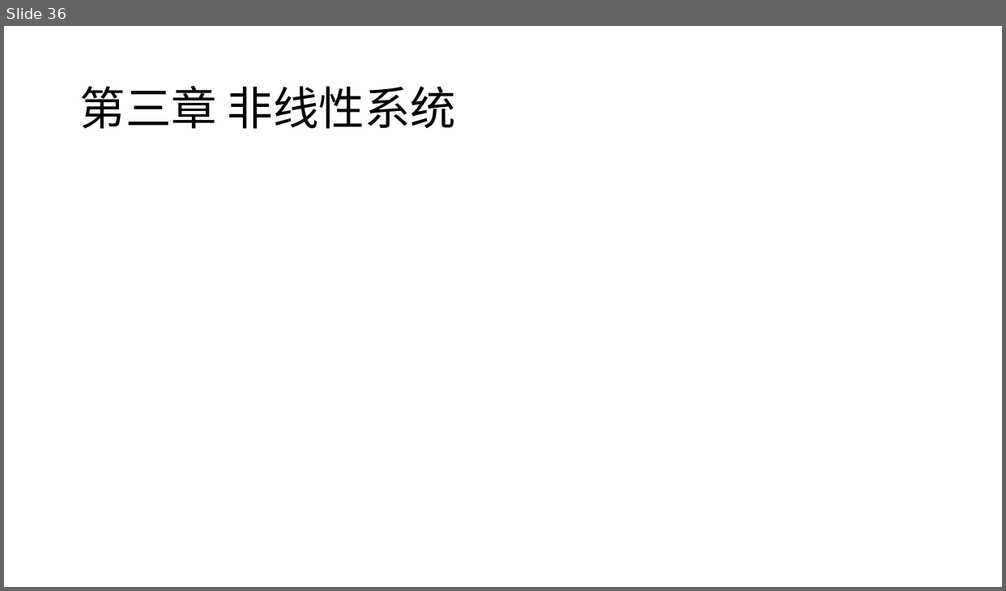
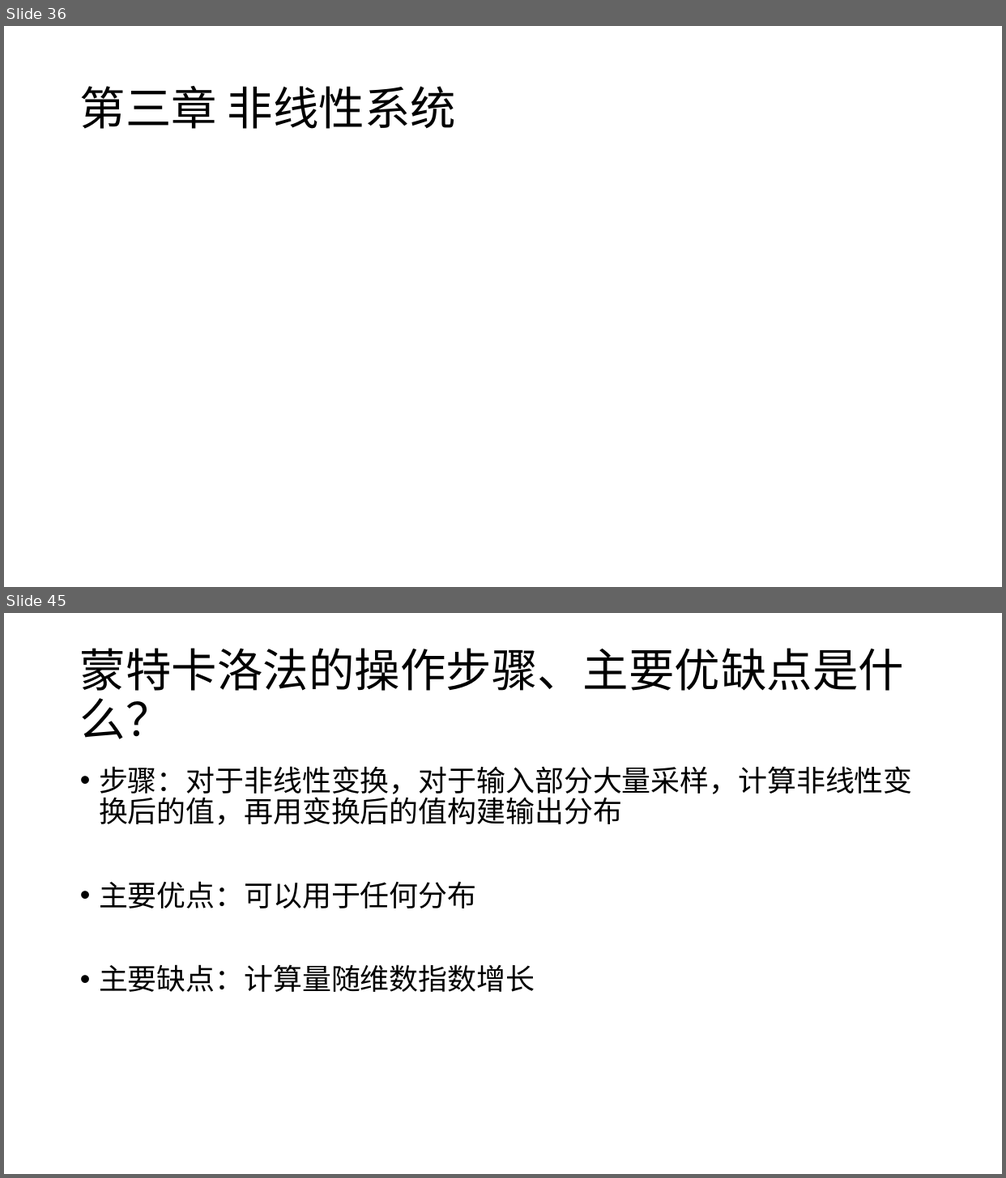
Before and after one commit to CR7dongfeng/State-Estimation, a slide deck: 问题检索清单.pptx. Shown one above the other, each under a label of ours: slide 36 before the commit, slides 36 and 45 after it; the slides between them are not shown. The pictures are 1006x591 and 1006x1178 pixels, drawn with LibreOffice and Linux fonts; fonts in the diff are those of the drawing. Boxes give left, top, right and bottom in pixels: in the first picture for what was removed or moved away, otherwise in the second. Text is boxed around its words. In the diff, an @@ line names an element or a change of style, - is before the commit and + after.

```diff
--- a/问题检索清单.pptx
+++ b/问题检索清单.pptx
@@ slide 45 added at <box>4,613,1002,1174</box>, background #FFFFFF @@
@@ title added at <box>80,648,904,739</box>, 44 pt, text #000000 @@
+蒙特卡洛法的操作步骤、主要优缺点是什么？
@@ text added at <box>99,766,913,992</box>, 28 pt, text #000000 @@
+• 步骤：对于非线性变换，对于输入部分大量采样，计算非线性变换后的值，再用变换后的值构建输出分布
+• 主要优点：可以用于任何分布
+• 主要缺点：计算量随维数指数增长
```
Also in this commit, not shown: 8 slides changed, 11 other slides added.
